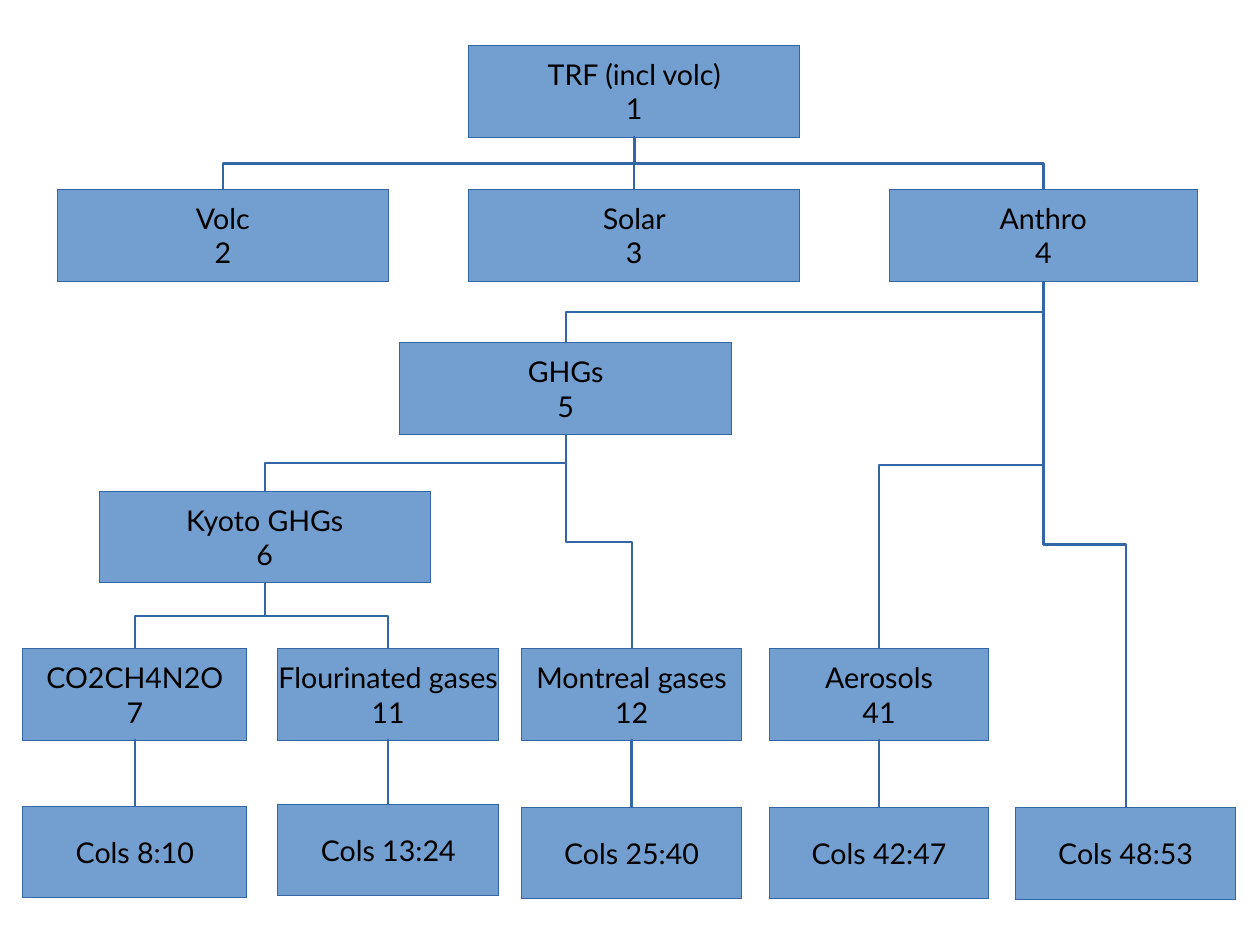
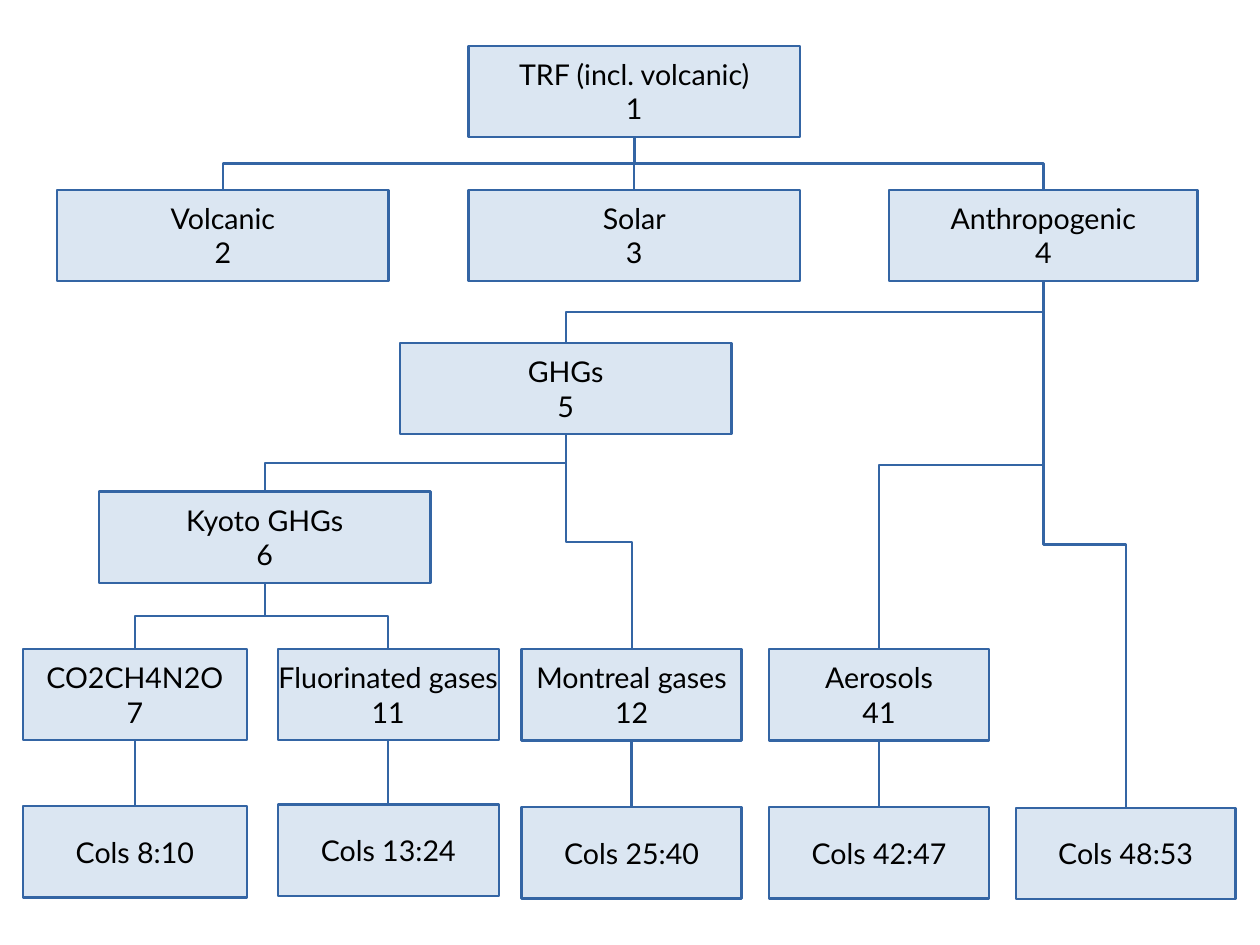
Before and after one commit to grantmcdermott/skeptic-priors, a slide deck: slide 1 of Data/rcp_flowchart.odp (slide 2 before the commit). Drawn at 1260x945 pixels with LibreOffice and Linux fonts; fonts in the diff are those of the drawing. Boxes give left, top, right and bottom in pixels: in the first picture for what was removed or moved away, otherwise in the second. Text is boxed around its words. In the diff, an @@ line names an element or a change of style, - is before the commit and + after.

```diff
--- a/Data/rcp_flowchart.odp
+++ b/Data/rcp_flowchart.odp
@@ text in rectangle at [519, 63, 750, 89]: text changed @@
-TRF (incl volc)
+TRF (incl. volcanic)
@@ text in rectangle at [171, 208, 275, 230]: text changed @@
-Volc
+Volcanic
@@ fill #729FCF to #729FCF at 25% opacity; outline #3465A4 0 pt to #3465A4 1.45 pt in 15 elements at [469, 190, 800, 281], [400, 343, 732, 434], [99, 492, 431, 583], [521, 649, 741, 741], [23, 649, 247, 741], [278, 805, 499, 896], [521, 807, 741, 899], [23, 806, 247, 898], [769, 807, 989, 899], [769, 649, 989, 741], [1016, 808, 1236, 900], [469, 46, 800, 137], [278, 649, 499, 741], [57, 190, 389, 281], [890, 190, 1198, 281] @@
@@ text in rectangle at [951, 208, 1136, 234]: text changed @@
-Anthro
+Anthropogenic
@@ text in rectangle at [278, 664, 498, 694]: text changed @@
-Flourinated gases
+Fluorinated gases
```
Also in this commit, not shown: 1 slide removed, 6 other files.
